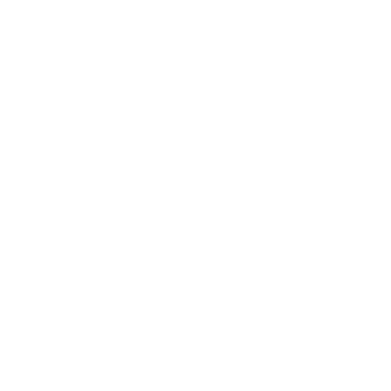
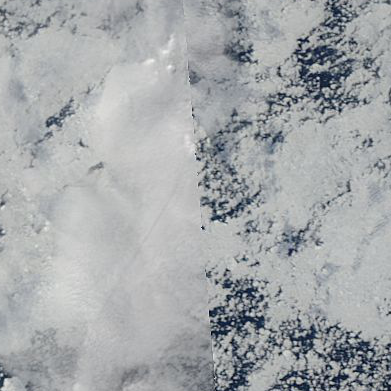
Comparing the layer stacks of the two w=391, h=391 images. Changes:
added layer "232_chukchi-east_siberian_sea_100km_20180809.terra.truecolor.250m" above "Background" over [0, 0, 391, 391]
